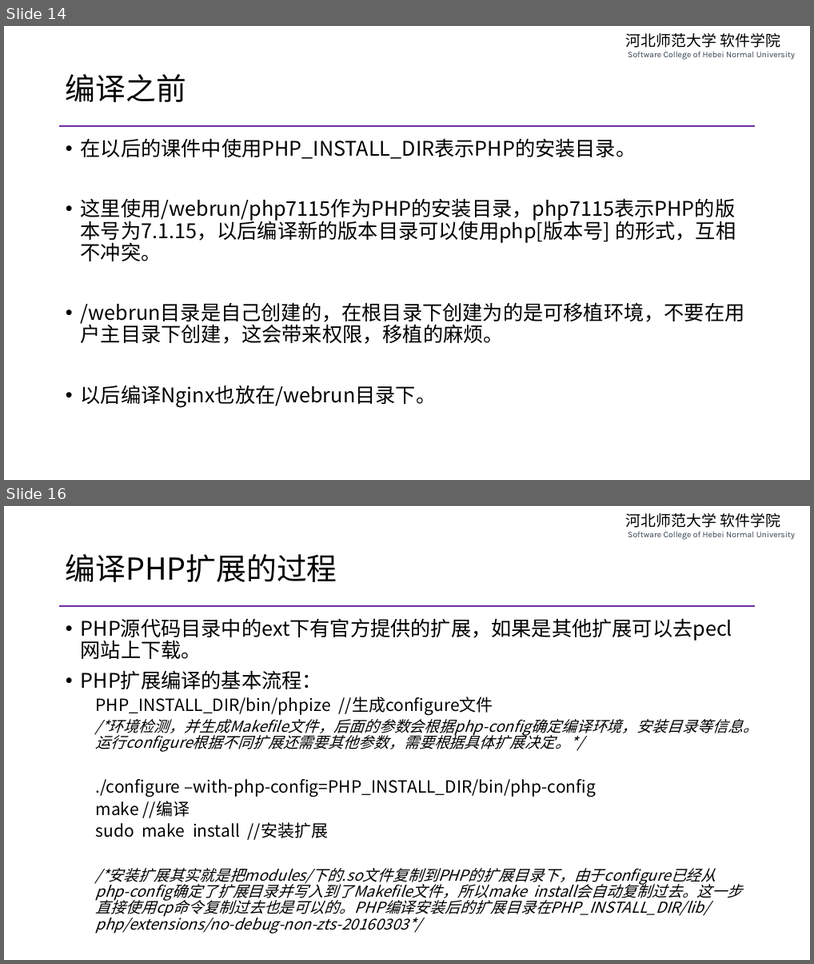
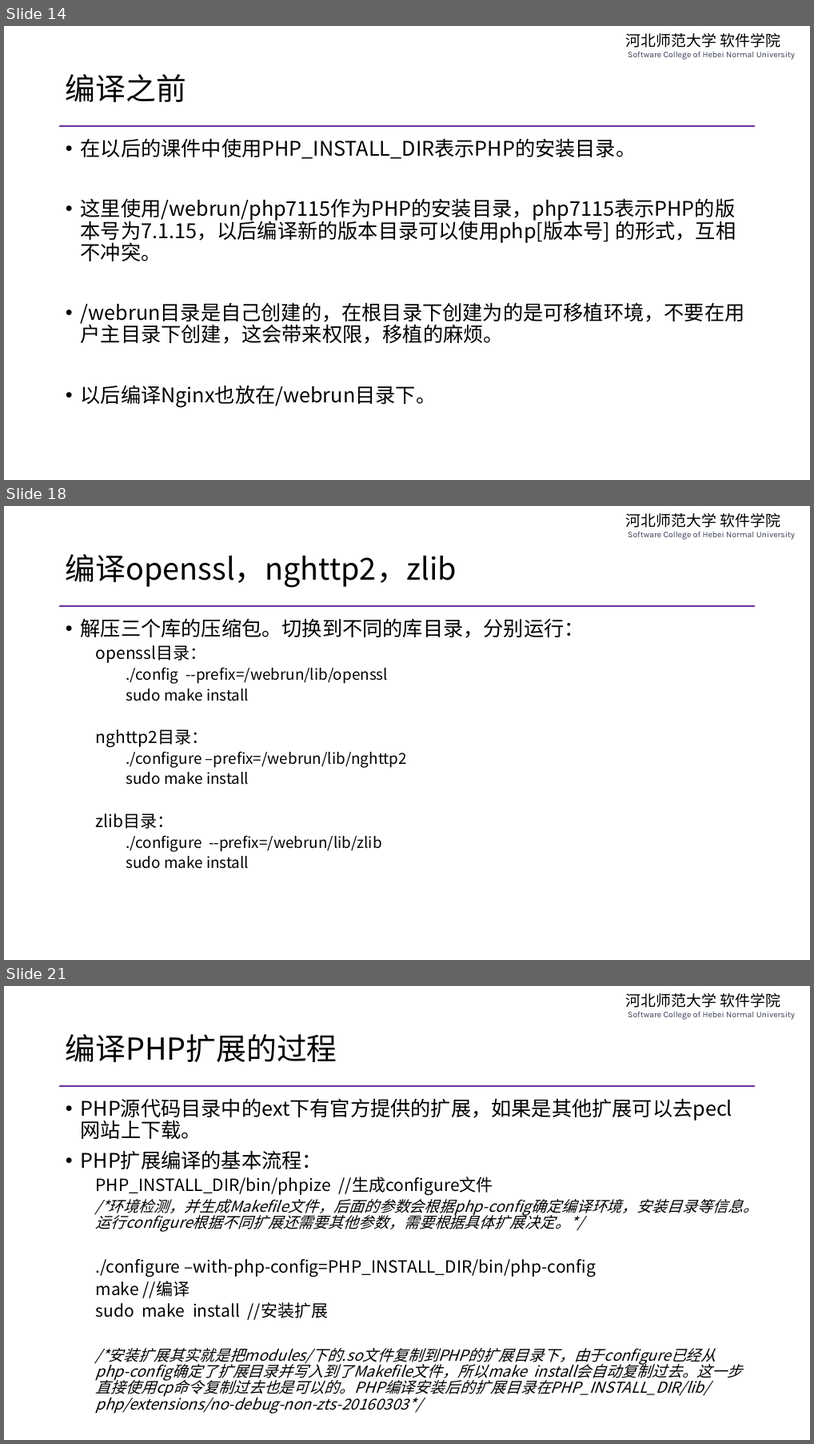
Before and after one commit to edu2act/course-php-serverside-development-on-linux, a slide deck: materials/slides/ch02-complie-php-source-code.pptx. Shown one above the other, each under a label of ours: slides 14 and 16 before the commit, slides 14, 18 and 21 after it; the slides between them are not shown. The pictures are 814x964 and 814x1444 pixels, drawn with LibreOffice and Linux fonts; fonts in the diff are those of the drawing. Boxes give left, top, right and bottom in pixels: in the first picture for what was removed or moved away, otherwise in the second. Text is boxed around its words. In the diff, an @@ line names an element or a change of style, - is before the commit and + after.

```diff
--- a/materials/slides/ch02-complie-php-source-code.pptx
+++ b/materials/slides/ch02-complie-php-source-code.pptx
@@ slide 18 added at bbox=[4, 506, 810, 960], background #FFFFFF; not listed: 2 template elements that a slide beside it also shows @@
@@ title added at bbox=[66, 554, 457, 588], 36 pt, text #000000 @@
+编译openssl，nghttp2，zlib
@@ text added at bbox=[81, 618, 585, 868], 18 pt, text #000000 @@
+• 解压三个库的压缩包。切换到不同的库目录，分别运行：
+  openssl目录：
+    ./config --prefix=/webrun/lib/openssl
+    sudo make install
+  nghttp2目录：
+    ./configure –prefix=/webrun/lib/nghttp2
+    sudo make install
+  zlib目录：
+    ./configure --prefix=/webrun/lib/zlib
+    sudo make install
@@ what was slide 16 is now slide 21 @@
```
Also in this commit, not shown: 5 slides changed, 4 other slides added, 1 other file.
